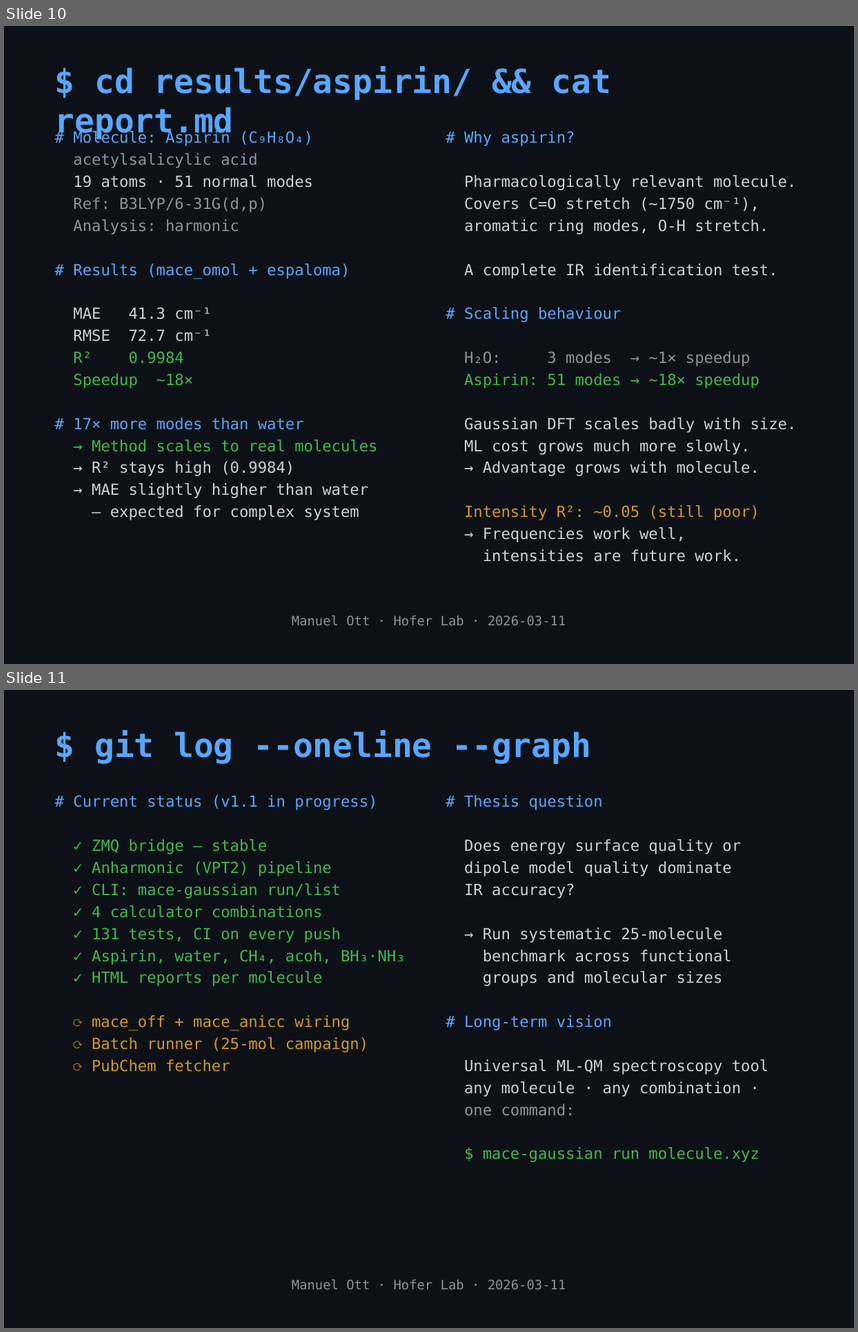
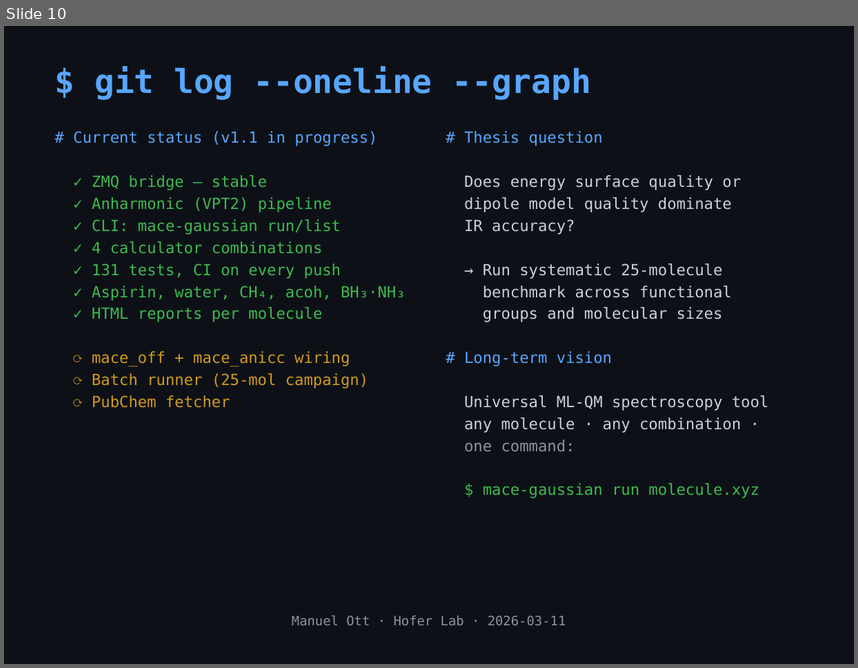
Before and after one commit to mott91/mace_gaussian_interface, a slide deck: presentation/presentation_v2.pptx. Shown one above the other, each under a label of ours: slides 10 and 11 before the commit, slide 10 after it. The pictures are 858x1332 and 858x668 pixels, drawn with LibreOffice and Linux fonts; fonts in the diff are those of the drawing. Boxes give left, top, right and bottom in pixels: in the first picture for what was removed or moved away, otherwise in the second. Text is boxed around its words. In the diff, an @@ line names an element or a change of style, - is before the commit and + after.

Commit message:
feat(01-01): add slide_results_overview and slide_results_table, verify 11 slides
- Add slide_results_overview: terminal ls idiom listing 8 molecule HTML reports
- Add slide_results_table: harmonic benchmark table with real water metrics sorted by MAE
- Delete slide_results_water and slide_results_aspirin function definitions
- Script runs clean and generates presentation_v2.pptx with exactly 11 slides

```diff
--- a/presentation/presentation_v2.pptx
+++ b/presentation/presentation_v2.pptx
@@ slide 10 removed at [4, 26, 854, 664], background #0D1117 @@
@@ text removed at [55, 66, 611, 140] @@
-$ cd results/aspirin/ && cat report.md
@@ text removed at [73, 130, 377, 520] @@
-# Molecule: Aspirin (C₉H₈O₄)
-acetylsalicylic acid
-19 atoms · 51 normal modes
-Ref: B3LYP/6-31G(d,p)
-Analysis: harmonic
-# Results (mace_omol + espaloma)
-MAE 41.3 cm⁻¹
-RMSE 72.7 cm⁻¹
-R² 0.9984
-Speedup ~18×
-# 17× more modes than water
-→ Method scales to real molecules
-→ R² stays high (0.9984)
-→ MAE slightly higher than water
-— expected for complex system
@@ text removed at [464, 131, 797, 561] @@
-# Why aspirin?
-Pharmacologically relevant molecule.
-Covers C=O stretch (~1750 cm⁻¹),
-aromatic ring modes, O-H stretch.
-A complete IR identification test.
-# Scaling behaviour
-H₂O: 3 modes → ~1× speedup
-Aspirin: 51 modes → ~18× speedup
-Gaussian DFT scales badly with size.
-ML cost grows much more slowly.
-→ Advantage grows with molecule.
-Intensity R²: ~0.05 (still poor)
-→ Frequencies work well,
-intensities are future work.
@@ text removed at [292, 615, 566, 625] @@
-Manuel Ott · Hofer Lab · 2026-03-11
@@ what was slide 11 is now slide 10 @@
```
Also in this commit, not shown: 2 slides added, 2 other slides removed, 1 other file.
